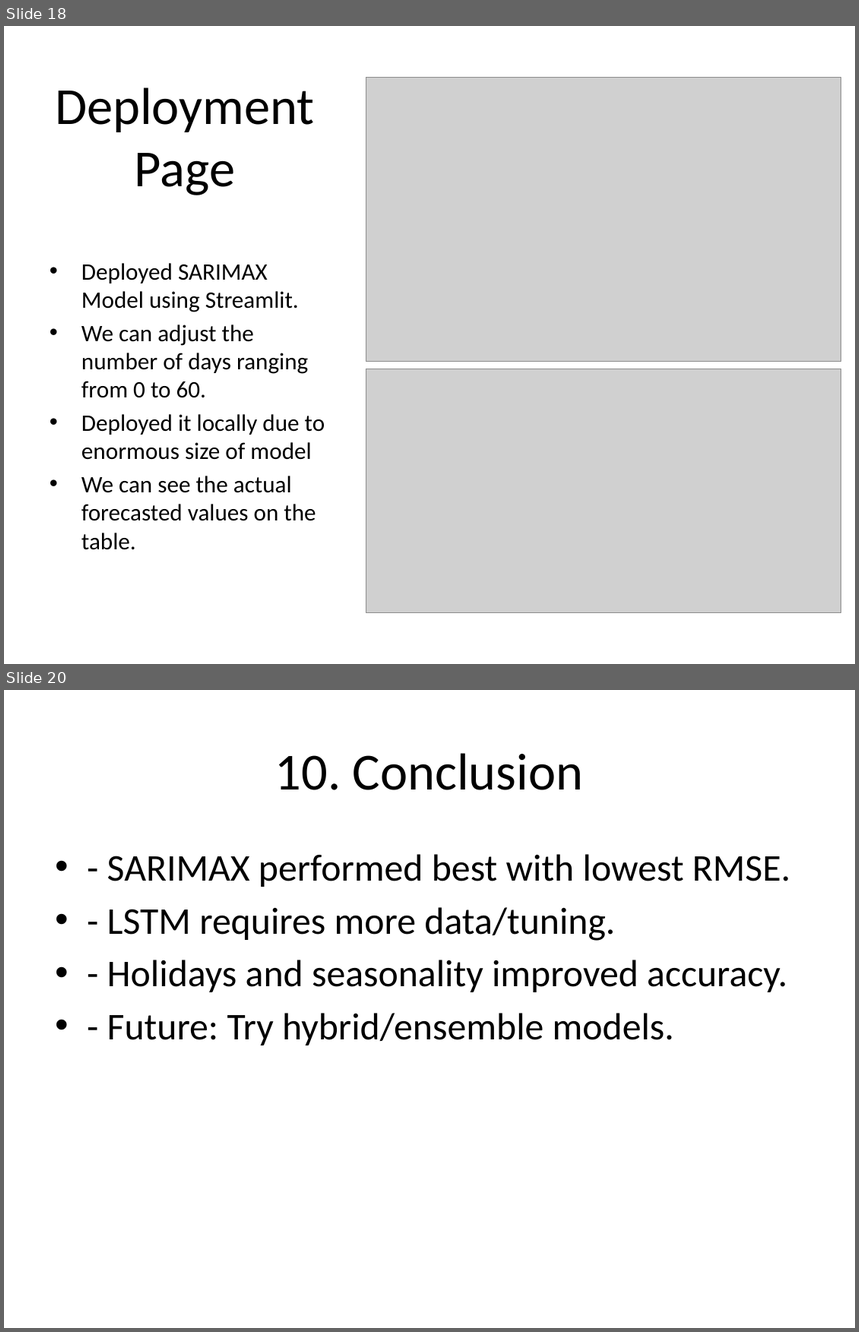
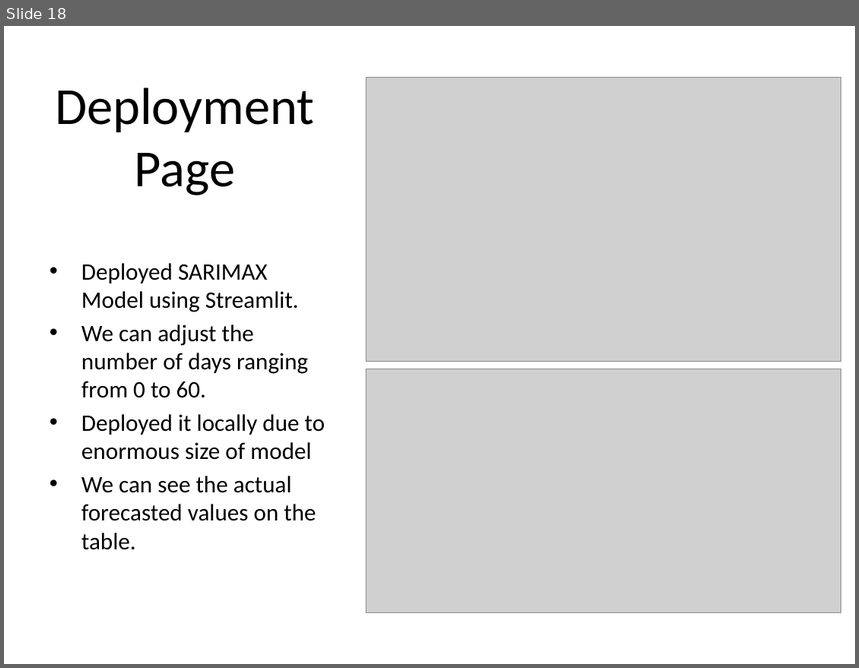
Before and after one commit to rizz045/Energy_Demand_Forecasting_Using_Time_Series_Analysis, a slide deck: Energy_Demand_Forecasting_Report.pptx. Shown one above the other, each under a label of ours: slides 18 and 20 before the commit, slide 18 after it; the slides between them are not shown. The pictures are 859x1332 and 859x668 pixels, drawn with LibreOffice and Linux fonts; fonts in the diff are those of the drawing; grey boxes stand for pictures. Boxes give left, top, right and bottom in pixels: in the first picture for what was removed or moved away, otherwise in the second. Text is boxed around its words. In the diff, an @@ line names an element or a change of style, - is before the commit and + after.

```diff
--- a/Energy_Demand_Forecasting_Report.pptx
+++ b/Energy_Demand_Forecasting_Report.pptx
@@ slide 20 removed at (4, 690, 855, 1328), background #FFFFFF @@
@@ title removed at (275, 753, 583, 790) @@
-10. Conclusion
@@ text removed at (107, 854, 791, 1046) @@
-• - SARIMAX performed best with lowest RMSE.
-• - LSTM requires more data/tuning.
-• - Holidays and seasonality improved accuracy.
-• - Future: Try hybrid/ensemble models.
```
Also in this commit, not shown: 11 slides changed, 2 slides added.
